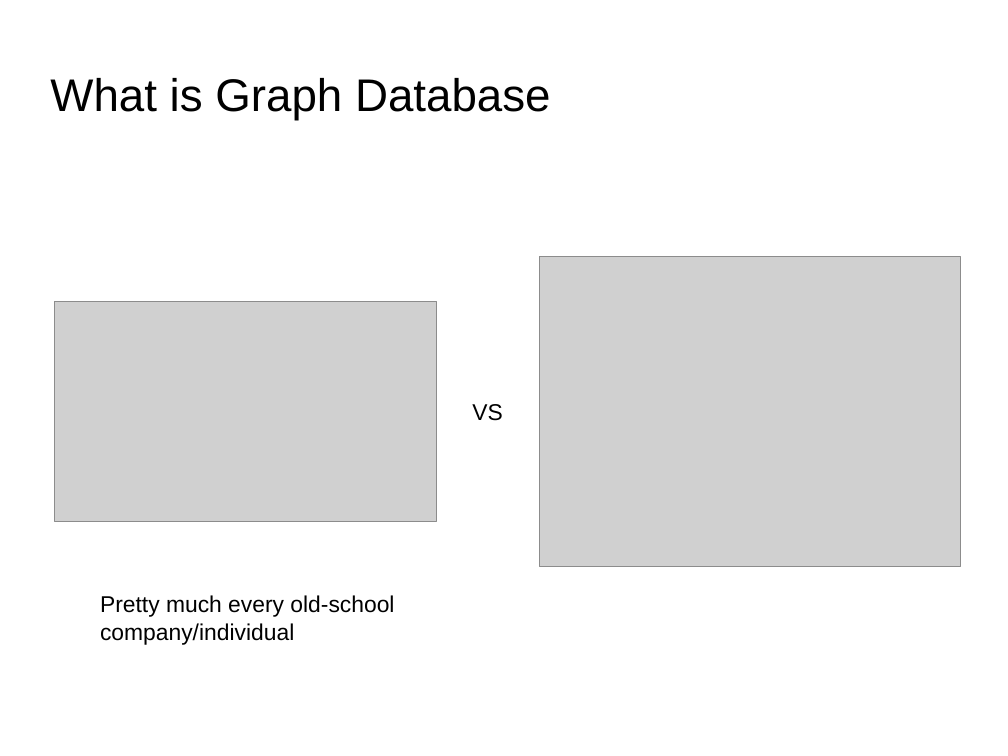
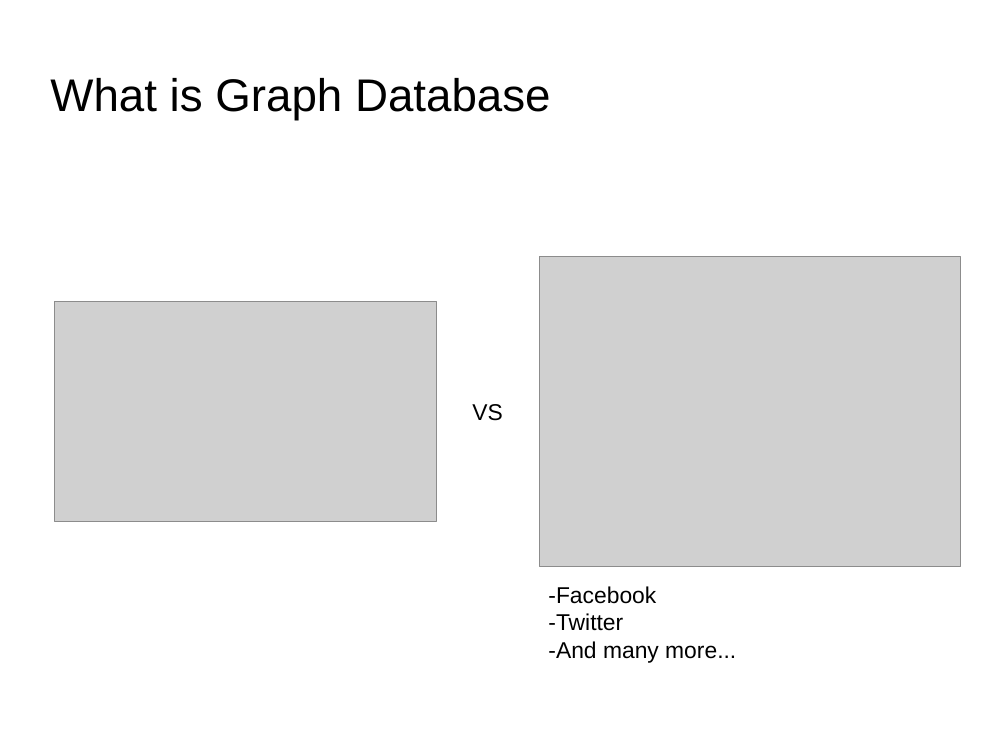
Before and after one commit to irombie/SocialBee, a slide deck: slide 4 of sunum.odp. Drawn at 1008x756 pixels with LibreOffice and Linux fonts; fonts in the diff are those of the drawing; grey boxes stand for pictures; background and template pictures are left out. Boxes give left, top, right and bottom in pixels: in the first picture for what was removed or moved away, otherwise in the second. Text is boxed around its words. In the diff, an @@ line names an element or a change of style, - is before the commit and + after.

```diff
--- a/sunum.odp
+++ b/sunum.odp
@@ text removed at (100, 595, 394, 645) @@
-Pretty much every old-school
-company/individual
@@ text added at (548, 586, 736, 663), 18 pt, text #000000 @@
+-Facebook
+-Twitter
+-And many more...
```
Also in this commit, not shown: 2 other slides changed, 1 slide added.
